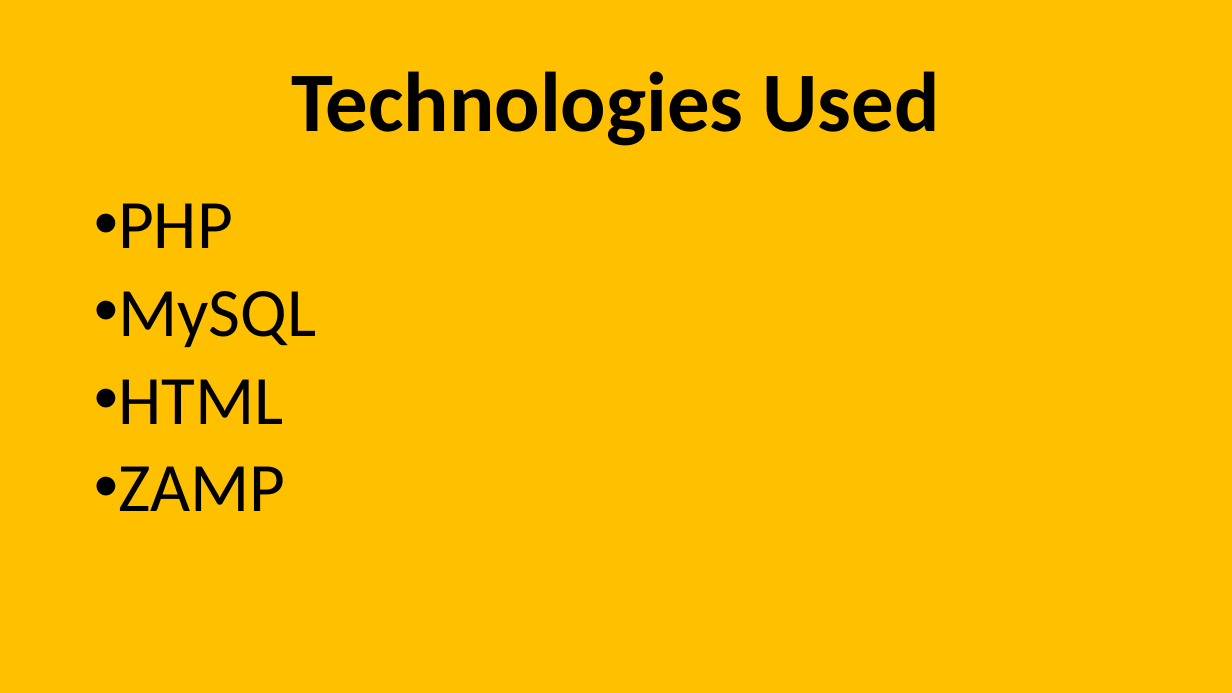
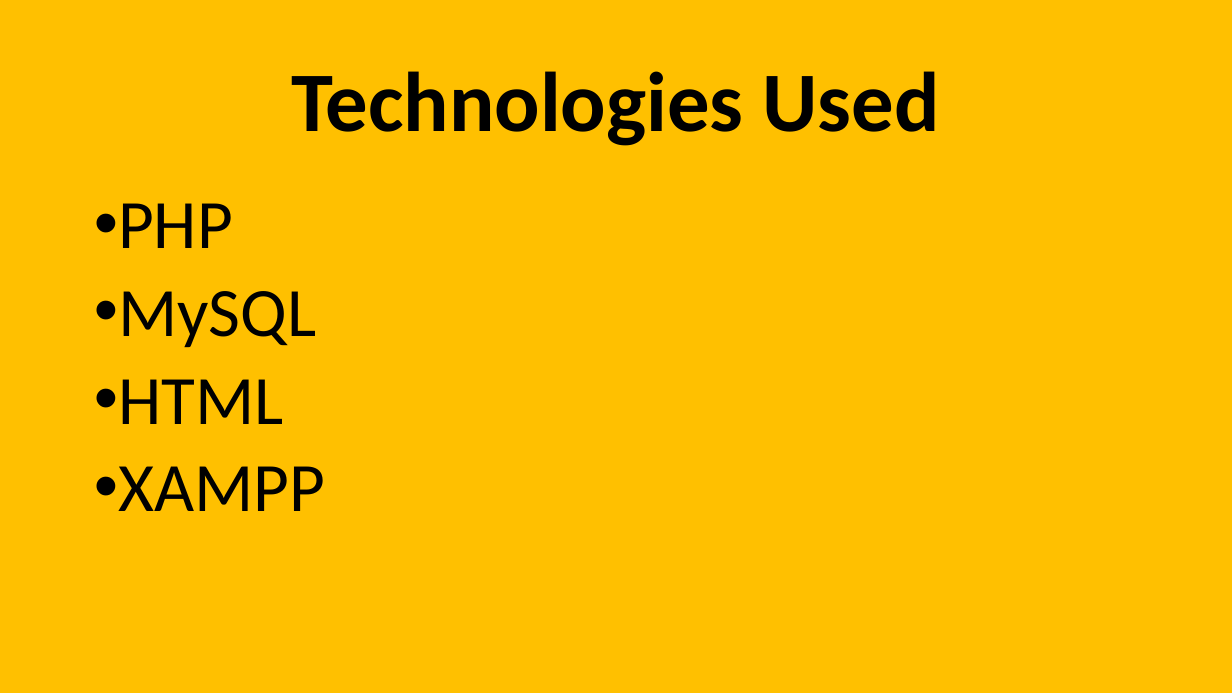
Before and after one commit to cbitosc/HTF19-404Coders, a slide deck: slide 4 of Gate Pass Digitalization.pptx. Drawn at 1232x693 pixels with LibreOffice and Linux fonts; fonts in the diff are those of the drawing. Boxes give left, top, right and bottom in pixels: in the first picture for what was removed or moved away, otherwise in the second. Text is boxed around its words. In the diff, an @@ line names an element or a change of style, - is before the commit and + after.

Commit message:
pptf

```diff
--- a/Gate Pass Digitalization.pptx
+++ b/Gate Pass Digitalization.pptx
@@ text at bbox=[118, 466, 325, 511]: text changed @@
-• ZAMP
+• XAMPP
```
